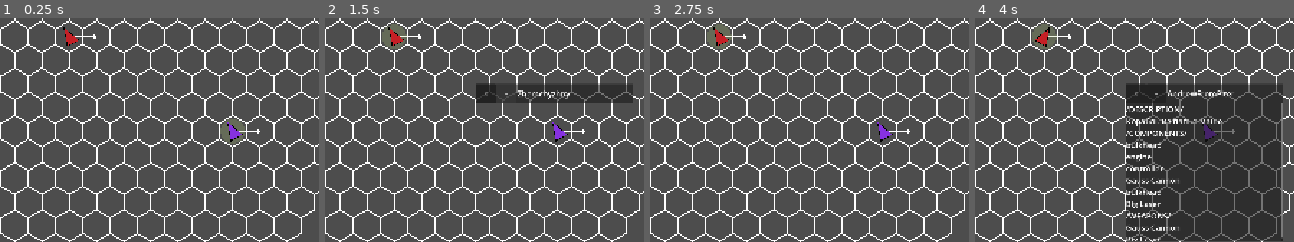
Above: before the commit, frames 1-4 (left to right).
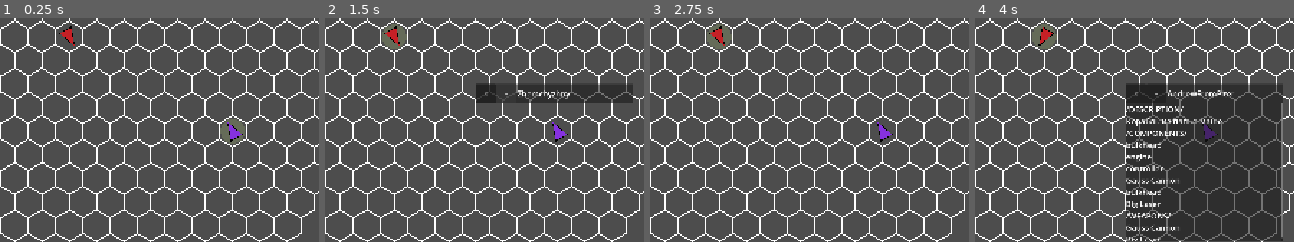
Above: after the commit, the same moments.

Repository: Idandot/Space-Arena
Game: Godot game, scene res://Base Class/Arena.tscn
Same seed, same stepped clock (60 frames per second), same inputs: the game is played once before the commit and once after it.
Inputs (mouse positions are % of the whole screen's width and height, from its top left):
- Up to frame 1 (0.25 s): no input
- Up to frame 2 (1.5 s): tap Enter (end_turn) at 0.5 s; drag from (50, 60) to (3, 50) at 0.52 s; click "--" at 1.25 s
- Up to frame 3 (2.75 s): click "X" at 2 s
- Up to frame 4 (4 s): tap Backspace (reset_move) at 2.75, 3.5 s; drag from (24, 39) to (3, 50) at 2.77 s; move the mouse to (50, 28) at 3.52 s; hold Right (turn_right) from 3.53 s (still down); tap Space (fire) at 3.6 s
The pictures show only the part of the screen within x 14-64%, y 35-85%; the shares and areas given below are measured in that part.

The runs differ from the first frame. In frame 1, 0.3% of the frame differs, in the area x 18-82%, y 3-52%; in frame 2, 0.3%; in frame 3, 0.3%; in frame 4, 0.3%, in the area x 18-82%, y 4-52%.

Commit message:
0.1.6.22 Armor Structure

Diff:
--- a/Base Class/Actor.tscn
+++ b/Base Class/Actor.tscn
@@ -50,8 +50,9 @@
 [node name="ActorMediator" type="Node" parent="."]
 script = ExtResource("7_r3n7q")
 
-[node name="HealthComponent" type="Node" parent="."]
+[node name="HealthComponent" type="Node" parent="." node_paths=PackedStringArray("hex_rigidbody")]
 script = ExtResource("10_pkitw")
+hex_rigidbody = NodePath("../HexRigidbody")
 
 [node name="ShipLayout" type="Node" parent="." node_paths=PackedStringArray("ship_controller", "modules")]
 script = ExtResource("7_cy77k")
--- a/Base Class/HexRigidbody.gd
+++ b/Base Class/HexRigidbody.gd
@@ -97,7 +97,7 @@
 	facing = _config.initial_facing
 
 	#Временно для дебага!
-	add_force("gravity", Vector2i(1, 0))
+	#add_force("gravity", Vector2i(1, 0))
 
 ##Фаза планирования движения
 func _on_turn_start(_actor: Actor, _phase: Enums.game_states):
--- a/Base Class/ShipLayout.gd
+++ b/Base Class/ShipLayout.gd
@@ -73,12 +73,10 @@
 #ДЕЙСТВИЯ
 
 func _fire_current_weapon() -> void:
-	print("fire current weapon")
 	if _current_weapon_index >= 0 and _current_weapon_index<_weapons.size():
 		_weapons[_current_weapon_index].fire()
 
 func _next_weapon() -> void:
-	print("next weapon")
 	_select_next_operational_weapon()
 	_update_weapon_highlight()
 
--- a/Base Class/health_component.gd
+++ b/Base Class/health_component.gd
@@ -1,18 +1,73 @@
 extends Node
 class_name HealthComponent
 
-@export var max_health = 20
-var health
+@export var hex_rigidbody: HexRigidbody
+@export var starting_structure: Dictionary[String, int] = {
+	"nose": 20,
+	"starboard": 25,
+	"port": 25,
+	"aft": 15,
+	"inner structure": 30
+}
 
+var structure: Dictionary[String, int]
 @onready var parent: Actor = self.get_parent()
 
 func _ready() -> void:
-	health = max_health
+	structure = starting_structure.duplicate()
 
-func take_damage(amount: int) -> void:
-	GameEvents.log_request.emit(str(parent.display_name, " had taken ",amount, " damage"))
-	health -= amount
-	GameEvents.log_request.emit(str(health, "/",max_health, " hp left"))
-	if health <= 0:
-		GameEvents.log_request.emit(str(parent.display_name, " is ded"))
+func take_damage_from_position(amount: int, from_ax: Vector2i) -> void:
+	var location: String = get_hit_zone(from_ax)
+	var excess_damage: int = 0
+
+	structure[location] -= amount
+	if structure[location] < 0:
+		excess_damage = abs(structure[location])
+		structure[location] = 0
+
+	GameEvents.log_request.emit(str(parent.display_name, " had taken ",amount-excess_damage, " damage in location ", location))
+	GameEvents.log_request.emit(str(structure[location], "/",starting_structure[location]," ",location, " integrity left"))
+
+	structure["inner structure"] -= excess_damage
+	if structure["inner structure"] <= 0:
+		GameEvents.log_request.emit(str(parent.display_name, " is destroyed"))
 		parent.kill()
+
+	if excess_damage != 0:
+		GameEvents.log_request.emit(str(parent.display_name, " had taken ",excess_damage, " damage in inner structure"))
+		GameEvents.log_request.emit(str(structure["inner structure"], "/",
+		starting_structure["inner structure"], " inner structure integrity left"))
+
+func get_hit_zone(attacker_position: Vector2i) -> String:
+	var to_attacker = attacker_position - hex_rigidbody.axial_position
+	var nose_angle = -hex_rigidbody.facing.get_current_angle()
+	var port_angle = nose_angle - 90
+	var starboard_angle = nose_angle + 90
+
+	var attack_direction = AxialUtilities.axial_to_world(to_attacker).normalized()
+	var attack_angle = rad_to_deg(attack_direction.angle())
+
+	var nose_arc_diff = _angle_difference(nose_angle, attack_angle)
+	var port_arc_diff = _angle_difference(port_angle, attack_angle)
+	var starboard_arc_diff = _angle_difference(starboard_angle, attack_angle)
+
+	if port_arc_diff <= 30:
+		return "port"
+	elif starboard_arc_diff <= 30:
+		return "starboard"
+	elif nose_arc_diff <= 90:
+		return "nose"
+	else:
+		return "aft"
+
+func _angle_difference(angle1: float, angle2: float) -> float:
+	var diff = fmod(angle2 - angle1, 360.0)
+	diff = _angle_normalize(diff)
+	return abs(diff)
+
+func _angle_normalize(angle: float) -> float:
+	if angle > 180:
+		angle -= 360
+	elif angle < -180:
+		angle += 360
+	return angle
--- a/Modules/Weapon.gd
+++ b/Modules/Weapon.gd
@@ -27,7 +27,7 @@
 	if !target.has_node("HealthComponent"):
 		print("цель не может получить урон")
 		return
-	target.get_node("HealthComponent").take_damage(weapon_stats["damage"])
+	target.get_node("HealthComponent").take_damage_from_position(weapon_stats["damage"], hex_rigidbody.axial_position)
 	weapon_active = false
 
 ##Возвращается доступные действия модуля
--- a/Resources/ActorConfigs/AndrewFromPiter.tres
+++ b/Resources/ActorConfigs/AndrewFromPiter.tres
@@ -10,7 +10,7 @@
 color = Color(0.7742363, 0.12773049, 0.15103745, 1)
 unique_spawnpoint = true
 spawn_point = Vector2i(-2, -2)
-initial_facing = "LUU"
+initial_facing = "RDD"
 initiative = 7
 display_name = "AndrewFromPiter"
 description = "Корабль из папье-маше"
